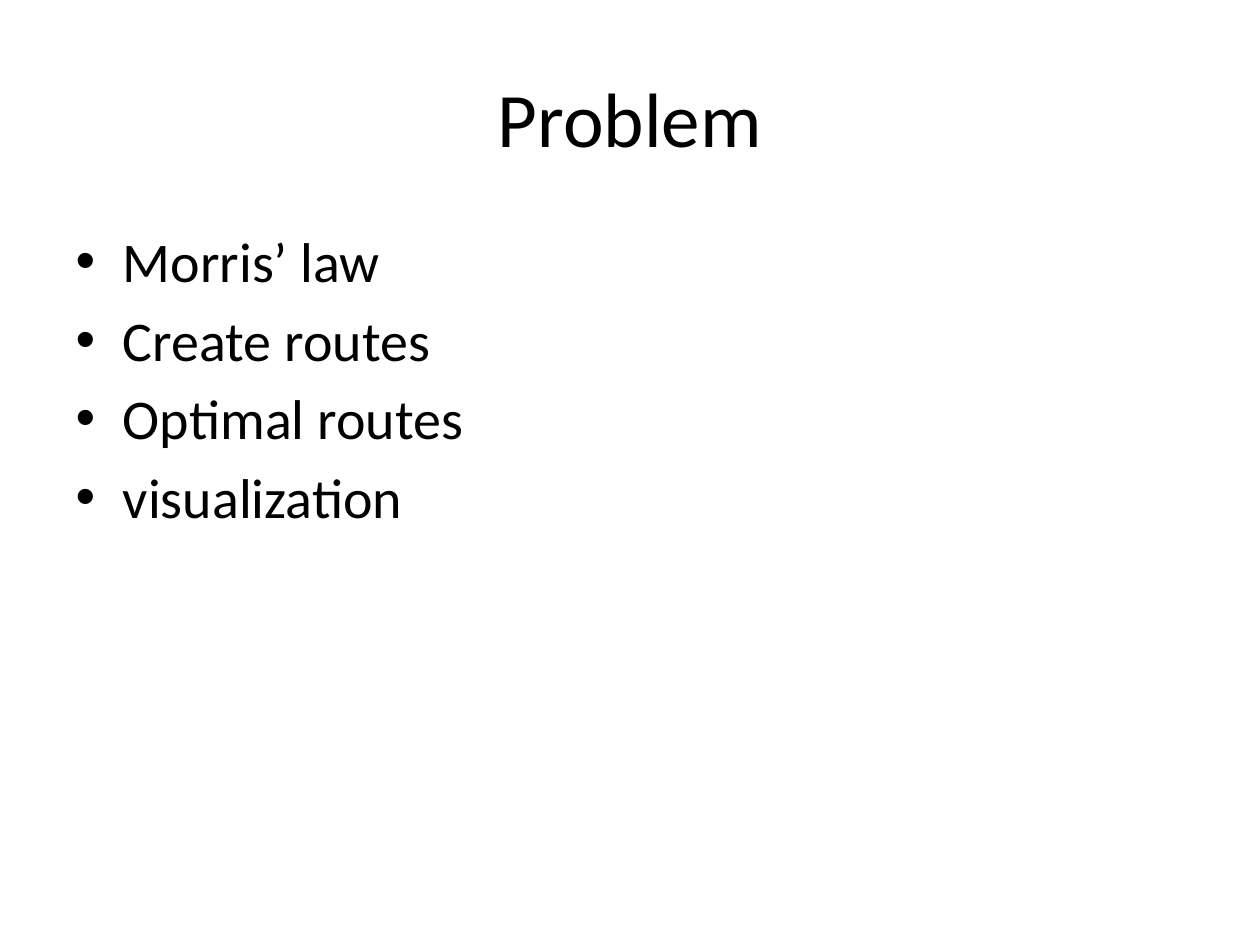
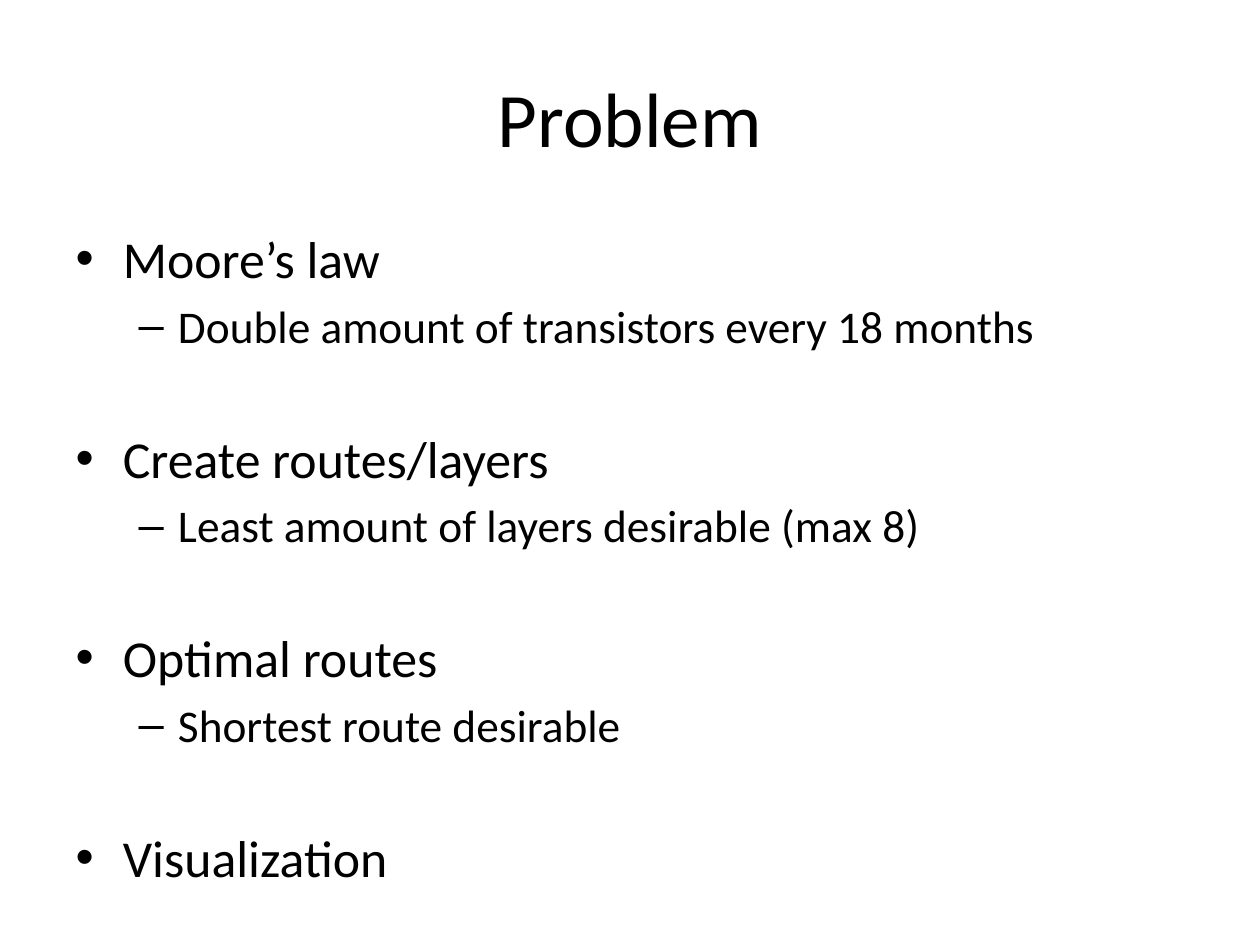
Before and after one commit to michielpauw/Heuristics, a slide deck: slide 2 of Presentatie chips and circuits.pptx. Drawn at 1260x945 pixels with LibreOffice and Linux fonts; fonts in the diff are those of the drawing. Boxes give left, top, right and bottom in pixels: in the first picture for what was removed or moved away, otherwise in the second. Text is boxed around its words. In the diff, an @@ line names an element or a change of style, - is before the commit and + after.

```diff
--- a/Presentatie chips and circuits.pptx
+++ b/Presentatie chips and circuits.pptx
@@ text at <box>123,241,1033,550</box>: text changed; size 32 to 25.9 pt @@
-• Morris’ law
-• Create routes
+• Moore’s law
+  – Double amount of transistors every 18 months
+• Create routes/layers
+  – Least amount of layers desirable (max 8)
@@ text at <box>123,641,438,686</box>: size 32 to 29.6 pt in "Optimal routes" @@
@@ text at <box>178,710,620,743</box>: text changed; size 32 to 25.9 pt @@
-• visualization
+  – Shortest route desirable
+• Visualization
```
Also in this commit, not shown: 2 slides added.
